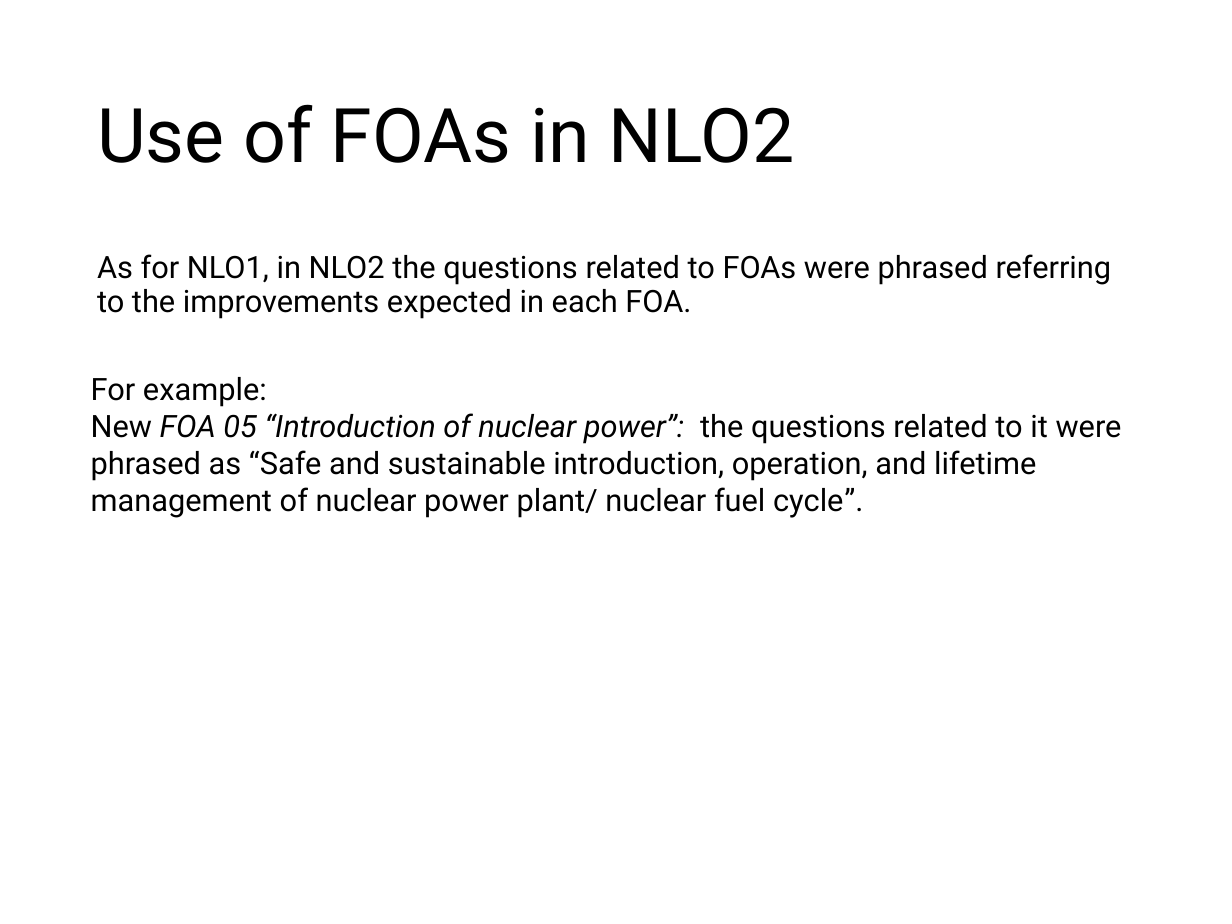
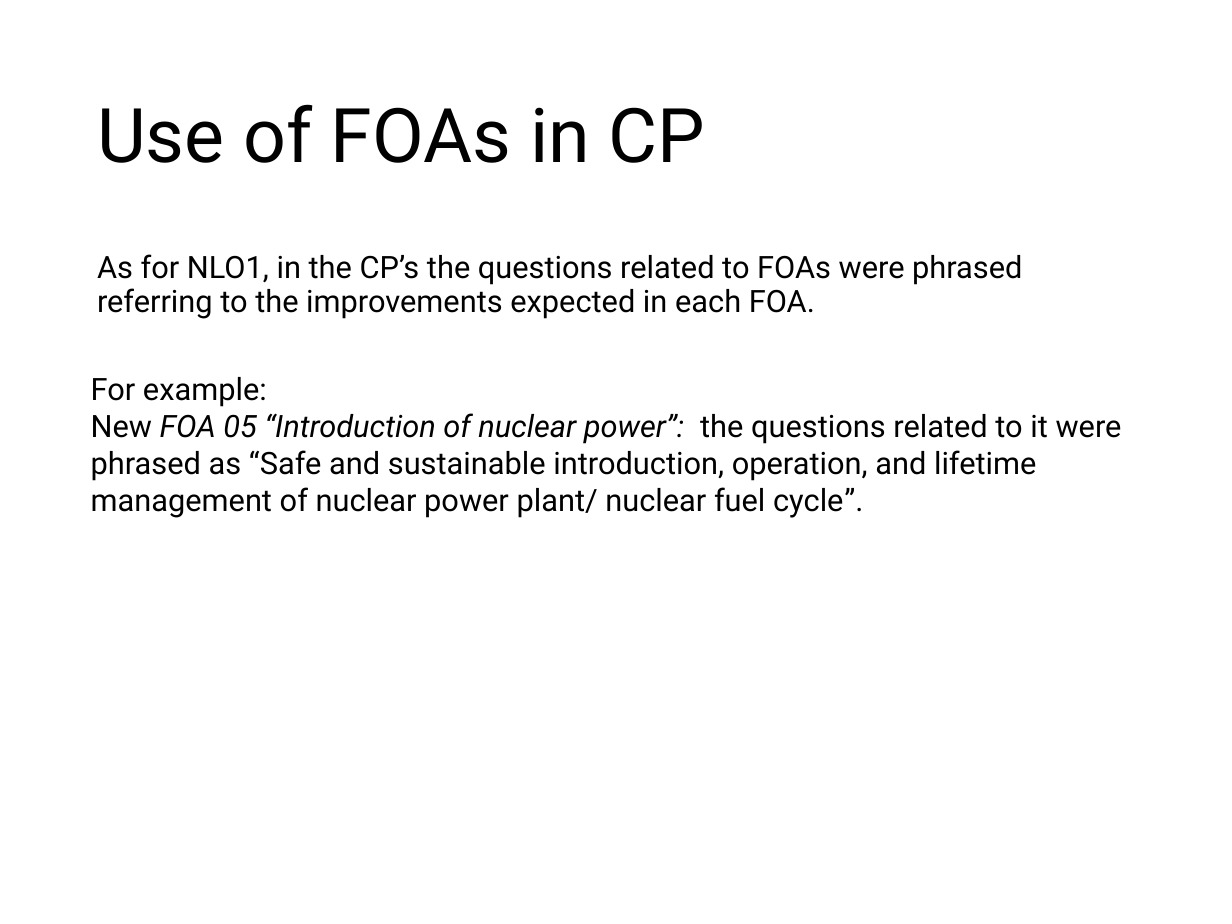
Before and after one commit to araupontones/IAEA3, a slide deck: slide 7 of analysis/Mapping FOAs.pptx. Drawn at 1232x924 pixels with LibreOffice and Linux fonts; fonts in the diff are those of the drawing. Boxes give left, top, right and bottom in pixels: in the first picture for what was removed or moved away, otherwise in the second. Text is boxed around its words. In the diff, an @@ line names an element or a change of style, - is before the commit and + after.

```diff
--- a/analysis/Mapping FOAs.pptx
+++ b/analysis/Mapping FOAs.pptx
@@ title at (97,104,705,163): text changed @@
-Use of FOAs in NLO2
+Use of FOAs in CP
@@ text at (97,254,1022,319): text changed @@
-As for NLO1, in NLO2 the questions related to FOAs were phrased referring to the improvements expected in each FOA.
+As for NLO1, in the CP’s the questions related to FOAs were phrased referring to the improvements expected in each FOA.
```
Also in this commit, not shown: 1 other slide changed, 14 other files.
